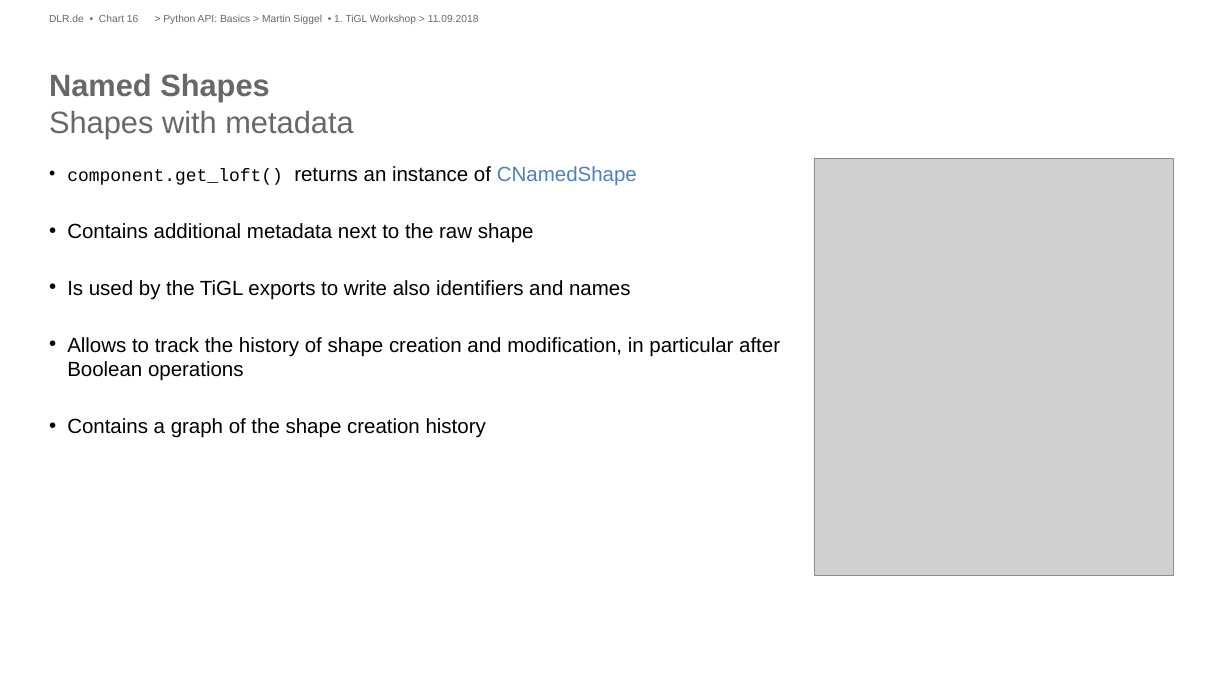
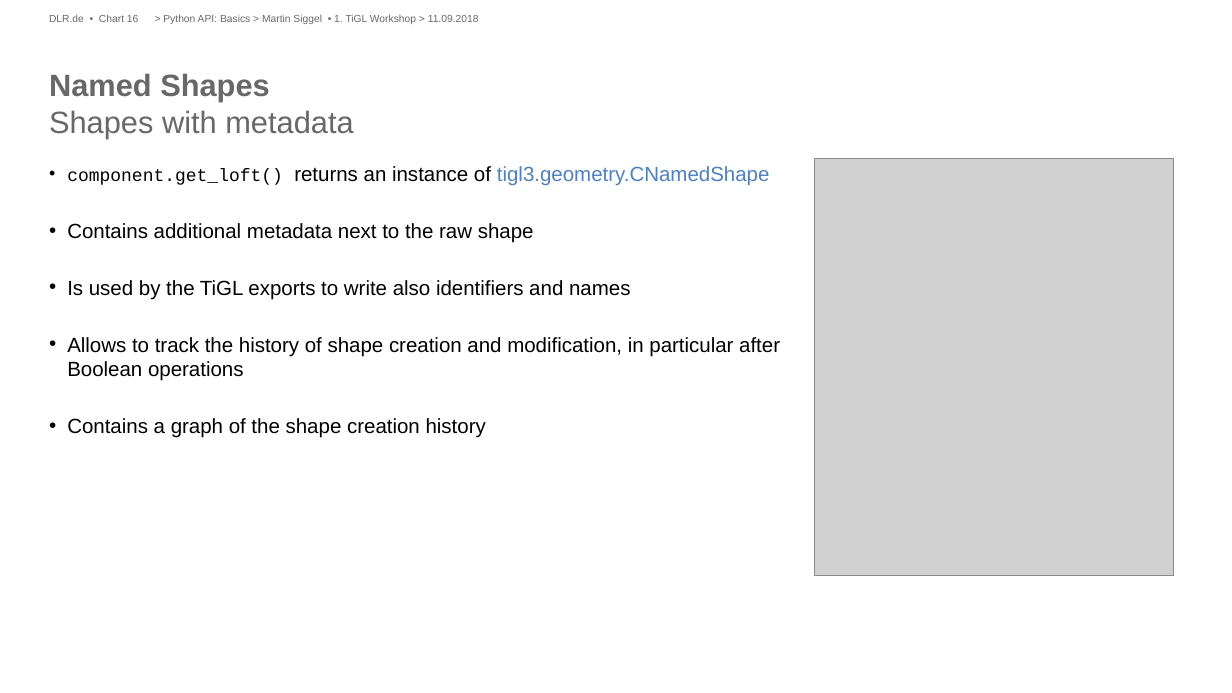
Before and after one commit to ganeshvivek/tigl-workshop, a slide deck: slide 16 of Presentations/Python API-Basics.pptx. Drawn at 1232x693 pixels with LibreOffice and Linux fonts; fonts in the diff are those of the drawing; grey boxes stand for pictures; background and template pictures are left out. Boxes give left, top, right and bottom in pixels: in the first picture for what was removed or moved away, otherwise in the second. Text is boxed around its words. In the diff, an @@ line names an element or a change of style, - is before the commit and + after.

```diff
--- a/Presentations/Python API-Basics.pptx
+++ b/Presentations/Python API-Basics.pptx
@@ text at box(67, 166, 770, 186): text changed @@
-• component.get_loft() returns an instance of CNamedShape
+• component.get_loft() returns an instance of tigl3.geometry.CNamedShape
```
Also in this commit, not shown: 12 other slides changed, 3 other files.
